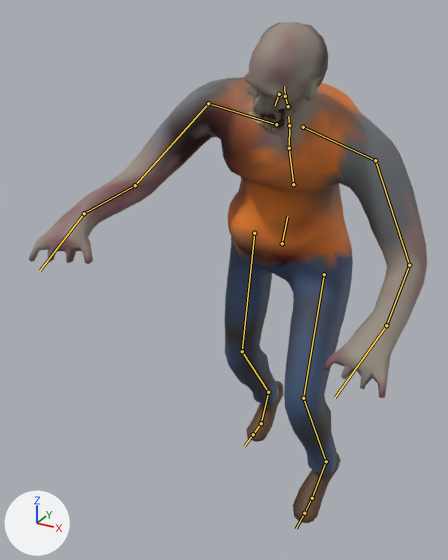
The glTF model assets/models/characters/zombie_walker_worker.glb, before and after one commit.
Rendered twice from a camera (50 mm lens) standing at (0.733, -1.783, 1.615) and looking at (-0.13, -0.214, 0.831). Lighting does not change. The marker at lower left points along +X, +Y and +Z. The picture after the commit comes second. Both versions are drawn at frame 16 of the action 'walk_Loop'; the numbers are the values there. The bones that change, and the others that lie on the model, are drawn over the model as lines.

Objects in the first picture: 'Walker_Worker'.
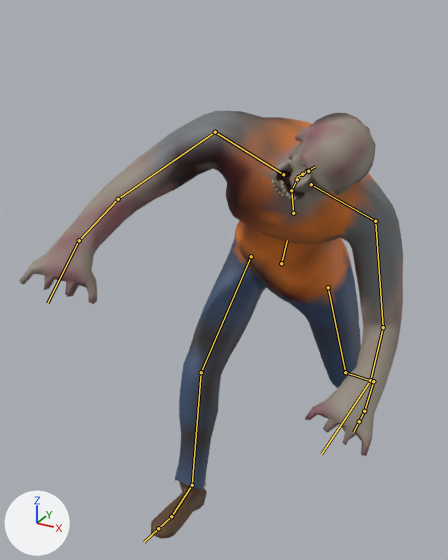
Pixel boxes [x1, y1, x2, y2] of what changed, in the pictures (448 x 560 px):
```json
{"object": "Walker_Worker", "change": "posed", "before": [28, 22, 427, 523], "after": [19, 111, 403, 539], "on screen": "15% shorter"}
{"bone": "pelvis", "before": "(282, 243) to (287, 216)", "after": "(281, 263) to (287, 240)"}
{"bone": "spine_01", "before": "(293, 184) to (289, 148)", "after": "(293, 213) to (291, 190)"}
{"bone": "spine_02", "before": "(289, 148) to (289, 125)", "after": "(291, 190) to (297, 179)"}
{"bone": "spine_03", "before": "(289, 125) to (288, 116)", "after": "(297, 179) to (300, 177)"}
{"bone": "clavicle_l", "before": "(303, 127) to (375, 160)", "after": "(311, 184) to (375, 221)"}
{"bone": "upperarm_l", "before": "(375, 160) to (409, 265)", "after": "(375, 221) to (383, 327)"}
{"bone": "lowerarm_l", "before": "(409, 265) to (386, 325)", "after": "(383, 327) to (370, 380)"}
{"bone": "hand_l", "before": "(386, 325) to (335, 397)", "after": "(370, 380) to (321, 454)"}
{"bone": "clavicle_r", "before": "(276, 124) to (208, 103)", "after": "(283, 174) to (215, 132)"}
{"bone": "upperarm_r", "before": "(208, 103) to (135, 185)", "after": "(215, 132) to (118, 199)"}
{"bone": "hand_r", "before": "(84, 213) to (40, 270)", "after": "(79, 240) to (47, 303)"}
{"bone": "neck_01", "before": "(288, 106) to (285, 96)", "after": "(302, 174) to (307, 171)"}
{"bone": "Head", "before": "(285, 96) to (284, 86)", "after": "(307, 171) to (315, 166)"}
{"bone": "thigh_l", "before": "(324, 274) to (303, 398)", "after": "(328, 287) to (345, 372)"}
{"bone": "calf_l", "before": "(303, 398) to (326, 461)", "after": "(345, 372) to (373, 381)"}
{"bone": "foot_l", "before": "(326, 461) to (312, 498)", "after": "(373, 381) to (364, 411)"}
{"bone": "ball_l", "before": "(312, 498) to (304, 513)", "after": "(364, 411) to (359, 421)"}
{"bone": "thigh_r", "before": "(254, 233) to (242, 351)", "after": "(251, 256) to (201, 372)"}
{"bone": "calf_r", "before": "(242, 351) to (268, 392)", "after": "(201, 372) to (192, 485)"}
{"bone": "ball_r", "before": "(261, 423) to (253, 434)", "after": "(171, 516) to (158, 528)"}
```

Scene script edits in JSON lines:
```json
{"block": "bone_pelvis", "where": "bone_pelvis = bpy.data.objects['Walker_Rig'].pose.bones['pelvis']  # child of 'root'"}
{"op": "set", "path": "bone_pelvis.location", "old": "(0.024, -0.035, -0.001)", "new": "(0.033, -0.115, -0.01)"}
{"op": "set", "path": "bone_pelvis.rotation_quaternion", "old": "(0.997, 0.049, -0.046, -0.032)", "new": "(0.988, 0.104, 0.096, -0.06)", "note": "degrees (6, -5, -4) -> degrees (11, 12, -6)"}
{"block": "bone_spine_01", "where": "bone_spine_01 = bpy.data.objects['Walker_Rig'].pose.bones['spine_01']  # child of 'pelvis'"}
{"op": "set", "path": "bone_spine_01.rotation_quaternion", "old": "(0.998, 0.055, 0.04, -0.013)", "new": "(0.996, 0.085, -0.007, 0.004)", "note": "degrees (6, 5, -1) -> degrees (10, -1, 0)"}
{"block": "bone_spine_02", "where": "bone_spine_02 = bpy.data.objects['Walker_Rig'].pose.bones['spine_02']  # child of 'spine_01'"}
{"op": "set", "path": "bone_spine_02.rotation_quaternion", "old": "(0.999, 0.036, 0.028, -0.012)", "new": "(0.995, 0.047, -0.036, -0.083)", "note": "degrees (4, 3, -1) -> degrees (6, -4, -10)"}
{"block": "bone_spine_03", "where": "bone_spine_03 = bpy.data.objects['Walker_Rig'].pose.bones['spine_03']  # child of 'spine_02'"}
{"op": "set", "path": "bone_spine_03.rotation_quaternion", "old": "(1.0, 0.017, 0.006, -0.001)", "new": "(0.999, 0.014, -0.013, -0.049)", "note": "degrees (2, 1, 0) -> degrees (2, -1, -6)"}
{"block": "bone_clavicle_l", "where": "bone_clavicle_l = bpy.data.objects['Walker_Rig'].pose.bones['clavicle_l']  # child of 'spine_03'"}
{"op": "set", "path": "bone_clavicle_l.rotation_quaternion", "old": "(1.0, -0.003, 0.0, 0.001)", "new": "(1.0, 0.027, -0.003, -0.013)", "note": "degrees (0, 0, 0) -> degrees (3, 0, -2)"}
{"block": "bone_upperarm_l", "where": "bone_upperarm_l = bpy.data.objects['Walker_Rig'].pose.bones['upperarm_l']  # child of 'clavicle_l'"}
{"op": "set", "path": "bone_upperarm_l.rotation_quaternion", "old": "(0.998, 0.042, 0.023, 0.03)", "new": "(0.977, -0.157, -0.085, -0.113)", "note": "degrees (5, 2, 4) -> degrees (-17, -12, -11)"}
{"block": "bone_lowerarm_l", "where": "bone_lowerarm_l = bpy.data.objects['Walker_Rig'].pose.bones['lowerarm_l']  # child of 'upperarm_l'"}
{"op": "set", "path": "bone_lowerarm_l.rotation_quaternion", "old": "(1.0, 0.007, 0.001, -0.007)", "new": "(0.999, 0.024, 0.002, -0.024)", "note": "degrees (1, 0, -1) -> degrees (3, 0, -3)"}
{"block": "bone_hand_l", "where": "bone_hand_l = bpy.data.objects['Walker_Rig'].pose.bones['hand_l']  # child of 'lowerarm_l'"}
{"op": "set", "path": "bone_hand_l.rotation_quaternion", "old": "(1.0, 0.015, 0.004, 0.009)", "new": "(0.997, -0.069, -0.017, -0.04)", "note": "degrees (2, 0, 1) -> degrees (-8, -2, -4)"}
{"block": "bone_clavicle_r", "where": "bone_clavicle_r = bpy.data.objects['Walker_Rig'].pose.bones['clavicle_r']  # child of 'spine_03'"}
{"op": "set", "path": "bone_clavicle_r.rotation_quaternion", "old": "(1.0, -0.003, 0.0, 0.001)", "new": "(1.0, 0.03, 0.002, -0.006)", "note": "degrees (0, 0, 0) -> degrees (3, 0, -1)"}
{"block": "bone_upperarm_r", "where": "bone_upperarm_r = bpy.data.objects['Walker_Rig'].pose.bones['upperarm_r']  # child of 'clavicle_r'"}
{"op": "set", "path": "bone_upperarm_r.rotation_quaternion", "old": "(0.998, -0.022, 0.037, 0.055)", "new": "(0.983, -0.058, 0.097, 0.145)", "note": "degrees (-2, 4, 6) -> degrees (-5, 12, 16)"}
{"block": "bone_hand_r", "where": "bone_hand_r = bpy.data.objects['Walker_Rig'].pose.bones['hand_r']  # child of 'lowerarm_r'"}
{"op": "set", "path": "bone_hand_r.rotation_quaternion", "old": "(1.0, -0.016, 0.005, 0.007)", "new": "(0.997, 0.072, -0.022, -0.031)", "note": "degrees (-2, 1, 1) -> degrees (8, -2, -4)"}
{"block": "bone_neck_01", "where": "bone_neck_01 = bpy.data.objects['Walker_Rig'].pose.bones['neck_01']  # child of 'spine_03'"}
{"op": "set", "path": "bone_neck_01.rotation_quaternion", "old": "(1.0, -0.007, 0.0, 0.006)", "new": "(0.996, -0.081, -0.032, 0.012)", "note": "degrees (-1, 0, 1) -> degrees (-9, -4, 2)"}
{"block": "bone_head", "where": "bone_head = bpy.data.objects['Walker_Rig'].pose.bones['Head']  # child of 'neck_01'"}
{"op": "set", "path": "bone_head.rotation_quaternion", "old": "(1.0, 0.026, 0.001, 0.005)", "new": "(0.993, -0.094, -0.055, -0.049)", "note": "degrees (3, 0, 1) -> degrees (-11, -7, -5)"}
{"block": "bone_thigh_l", "where": "bone_thigh_l = bpy.data.objects['Walker_Rig'].pose.bones['thigh_l']  # child of 'pelvis'"}
{"op": "set", "path": "bone_thigh_l.rotation_quaternion", "old": "(0.953, -0.287, -0.076, -0.064)", "new": "(-0.996, -0.04, -0.078, 0.034)", "note": "degrees (-33, -10, -5) -> degrees (4, 9, -4)"}
{"block": "bone_calf_l", "where": "bone_calf_l = bpy.data.objects['Walker_Rig'].pose.bones['calf_l']  # child of 'thigh_l'"}
{"op": "set", "path": "bone_calf_l.rotation_quaternion", "old": "(0.977, 0.212, -0.001, -0.036)", "new": "(0.998, 0.057, 0.004, -0.014)", "note": "degrees (24, 1, -4) -> degrees (7, 1, -2)"}
{"block": "bone_foot_l", "where": "bone_foot_l = bpy.data.objects['Walker_Rig'].pose.bones['foot_l']  # child of 'calf_l'"}
{"op": "set", "path": "bone_foot_l.rotation_quaternion", "old": "(0.996, 0.079, -0.032, -0.007)", "new": "(0.999, -0.05, -0.012, 0.015)", "note": "degrees (9, -4, -1) -> degrees (-6, -1, 2)"}
{"block": "bone_ball_l", "where": "bone_ball_l = bpy.data.objects['Walker_Rig'].pose.bones['ball_l']  # child of 'foot_l'"}
{"op": "set", "path": "bone_ball_l.rotation_quaternion", "old": "(0.991, -0.056, 0.007, 0.124)", "new": "(0.972, 0.045, 0.025, 0.23)", "note": "degrees (-6, 2, 14) -> degrees (6, 2, 27)"}
{"block": "bone_thigh_r", "where": "bone_thigh_r = bpy.data.objects['Walker_Rig'].pose.bones['thigh_r']  # child of 'pelvis'"}
{"op": "set", "path": "bone_thigh_r.rotation_quaternion", "old": "(0.998, -0.042, -0.049, -0.012)", "new": "(0.881, -0.466, 0.079, 0.014)", "note": "degrees (-5, -6, -1) -> degrees (-56, 9, -3)"}
{"block": "bone_calf_r", "where": "bone_calf_r = bpy.data.objects['Walker_Rig'].pose.bones['calf_r']  # child of 'thigh_r'"}
{"op": "set", "path": "bone_calf_r.rotation_quaternion", "old": "(0.971, 0.24, -0.013, -0.002)", "new": "(0.981, 0.195, -0.011, 0.002)", "note": "degrees (28, -1, -1) -> degrees (23, -1, 0)"}
{"block": "bone_ball_r", "where": "bone_ball_r = bpy.data.objects['Walker_Rig'].pose.bones['ball_r']  # child of 'foot_r'"}
{"op": "set", "path": "bone_ball_r.rotation_quaternion", "old": "(0.958, -0.286, 0.0, 0.0)", "new": "(1.0, 0.0, 0.0, 0.0)", "note": "degrees (-33, 0, 0) -> degrees (0, 0, 0)"}
```
